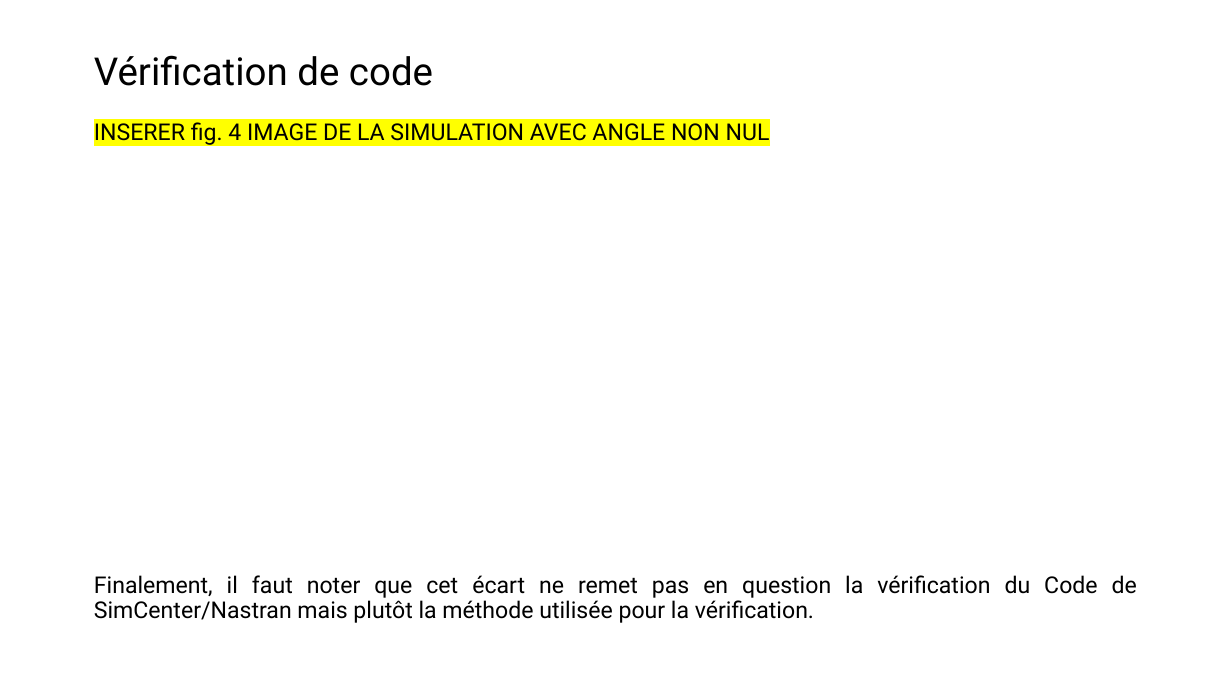
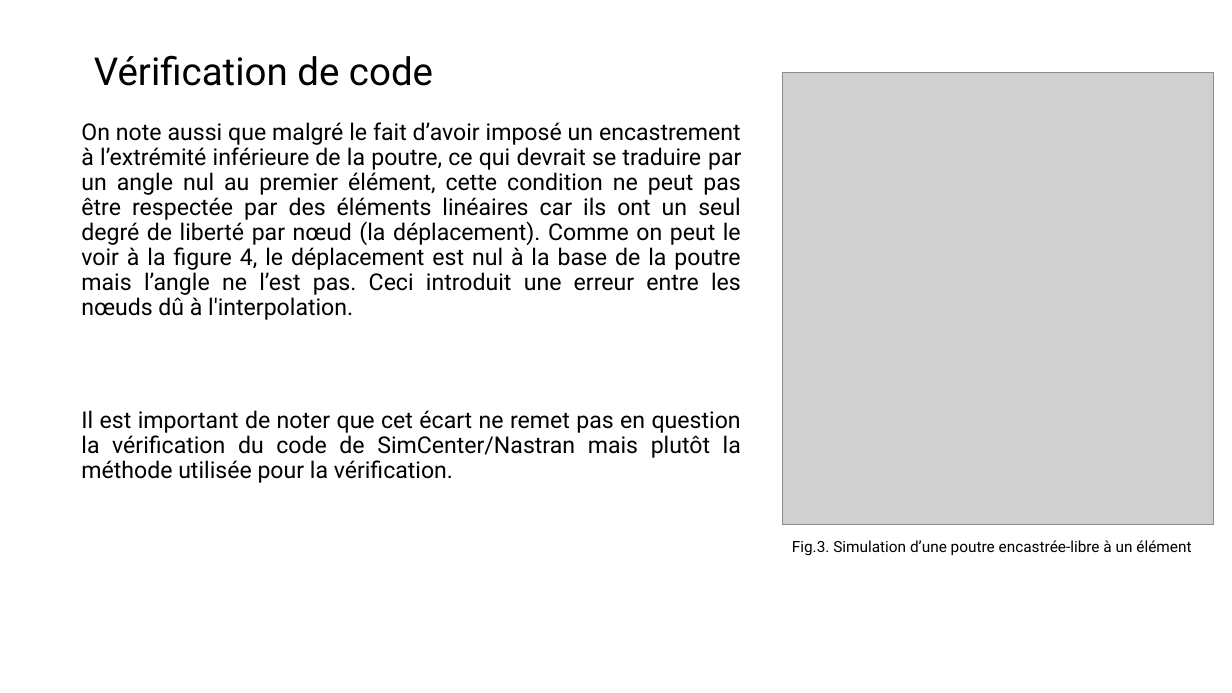
Before and after one commit to AcileSf/MEC8211ProjetFinal, a slide deck: slide 11 of Rapport_Projet_V1.pptx. Drawn at 1232x693 pixels with LibreOffice and Linux fonts; fonts in the diff are those of the drawing; grey boxes stand for pictures. Boxes give left, top, right and bottom in pixels: in the first picture for what was removed or moved away, otherwise in the second. Text is boxed around its words. In the diff, an @@ line names an element or a change of style, - is before the commit and + after.

Commit message:
Ajouter la vérification dans ppt

```diff
--- a/Rapport_Projet_V1.pptx
+++ b/Rapport_Projet_V1.pptx
@@ picture added at <box>783,73,1214,526</box> @@
@@ text at <box>81,122,741,483</box>: text changed @@
-INSERER fig. 4 IMAGE DE LA SIMULATION AVEC ANGLE NON NUL
-Finalement, il faut noter que cet écart ne remet pas en question la vérification du Code de SimCenter/Nastran mais plutôt la méthode utilisée pour la vérification.
+On note aussi que malgré le fait d’avoir imposé un encastrement à l’extrémité inférieure de la poutre, ce qui devrait se traduire par un angle nul au premier élément, cette condition ne peut pas être respectée par des éléments linéaires car ils ont un seul degré de liberté par nœud (la déplacement). Comme on peut le voir à la figure 4, le déplacement est nul à la base de la poutre mais l’angle ne l’est pas. Ceci introduit une erreur entre les nœuds dû à l'interpolation.
+Il est important de noter que cet écart ne remet pas en question la vérification du code de SimCenter/Nastran mais plutôt la méthode utilisée pour la vérification.
@@ text added at <box>792,540,1191,555</box>, 12 pt, text #000000 @@
+Fig.3. Simulation d’une poutre encastrée-libre à un élément
```
Also in this commit, not shown: 5 other slides changed, 3 slides added.
